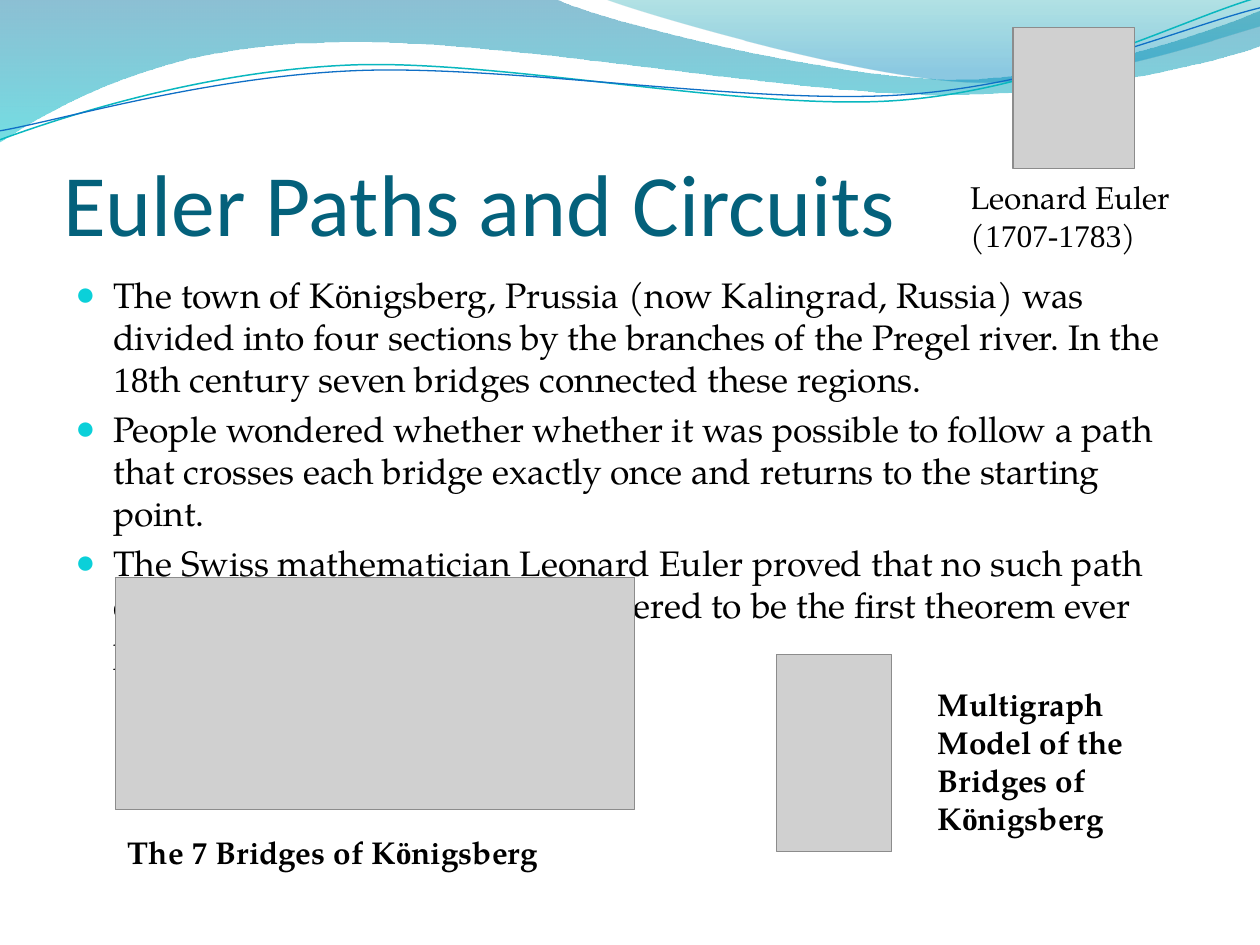
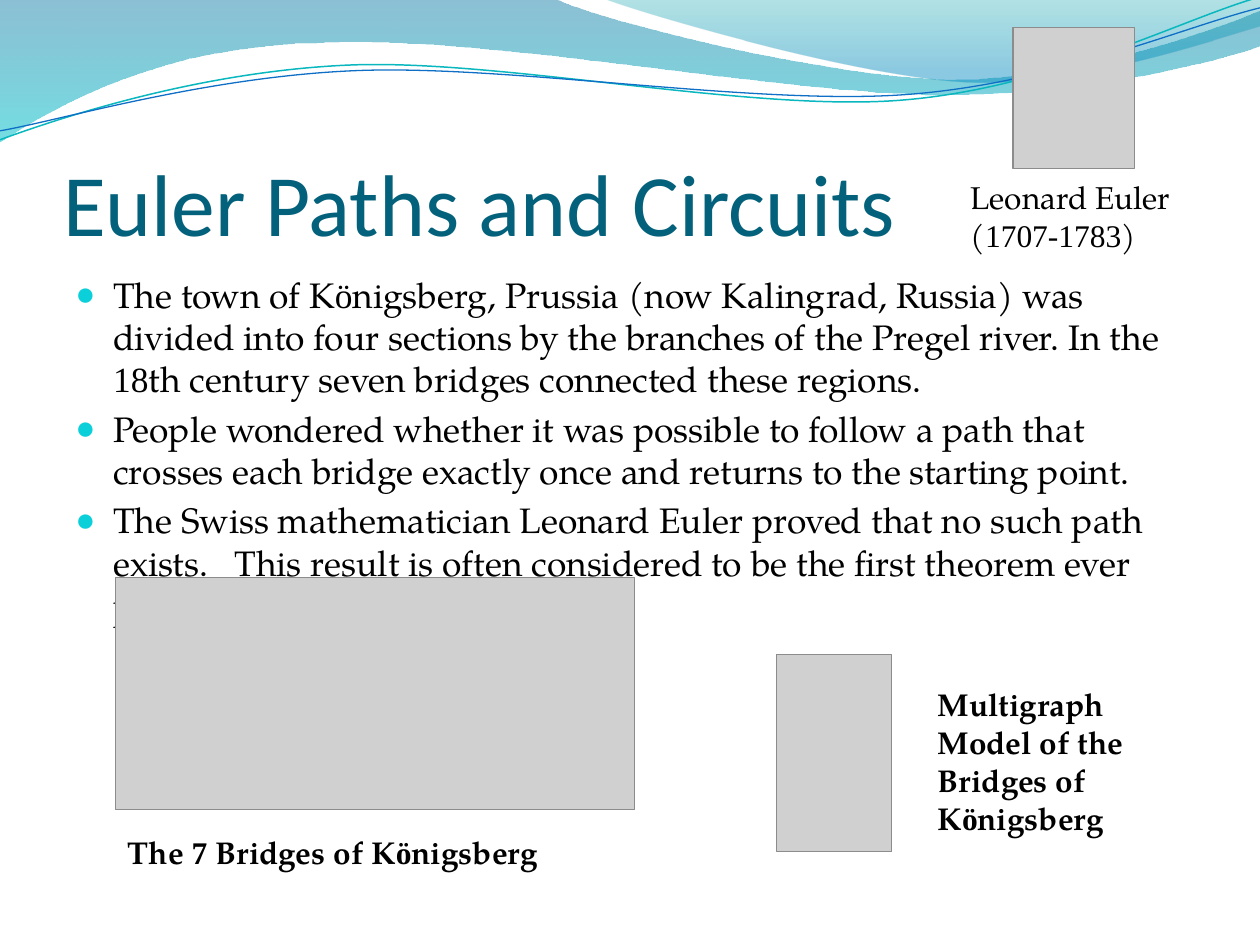
Before and after one commit to lin-chen-GA/lin-chen-GA.github.io, a slide deck: slide 74 of cs2620/slides/cs2620_notes10.pptx (slide 73 before the commit). Drawn at 1260x945 pixels with LibreOffice and Linux fonts; fonts in the diff are those of the drawing; grey boxes stand for pictures; background and template pictures are left out. Boxes give left, top, right and bottom in pixels: in the first picture for what was removed or moved away, otherwise in the second. Text is boxed around its words. In the diff, an @@ line names an element or a change of style, - is before the commit and + after.

```diff
--- a/cs2620/slides/cs2620_notes10.pptx
+++ b/cs2620/slides/cs2620_notes10.pptx
@@ text at (113, 416, 1129, 494): text changed @@
-● People wondered whether whether it was possible to follow a path that crosses each bridge exactly once and returns to the starting point.
+● People wondered whether it was possible to follow a path that crosses each bridge exactly once and returns to the starting point.
```
Also in this commit, not shown: 8 other slides changed, 1 slide added, 2 other files.
